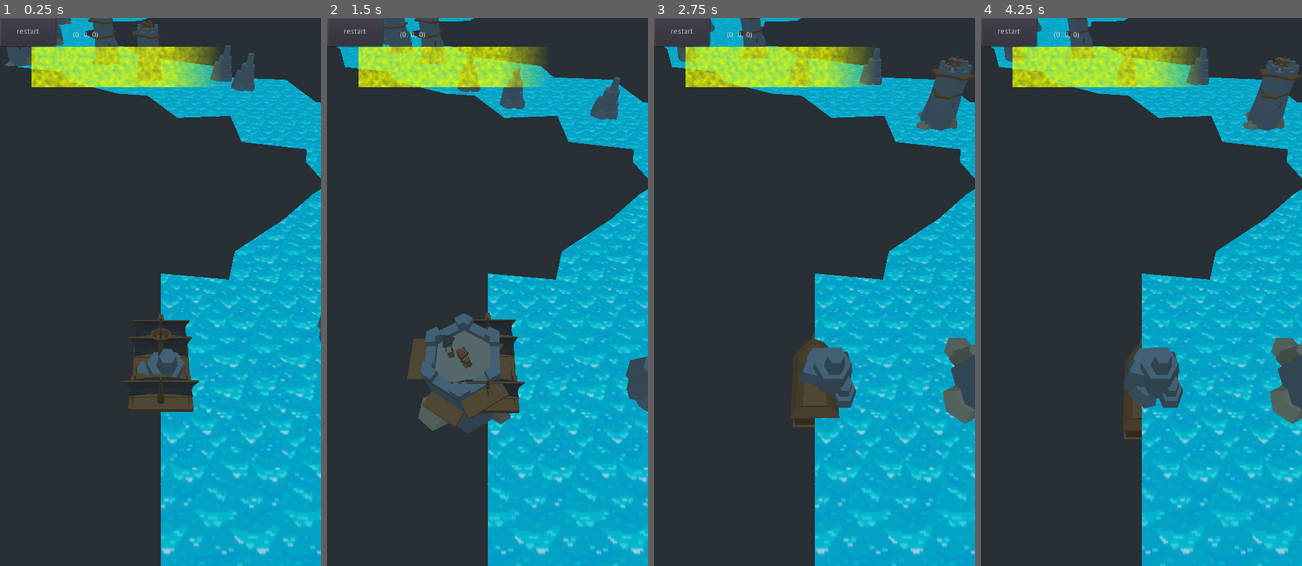
Above: before the commit, frames 1-4 (left to right).
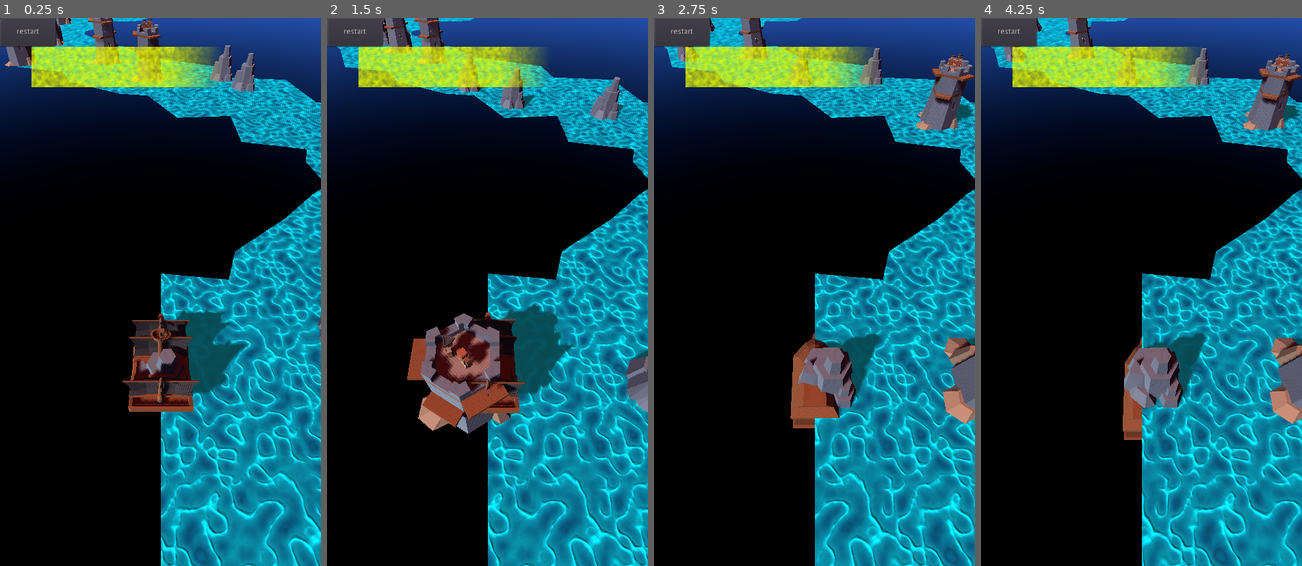
Above: after the commit, the same moments.

Repository: meabefir/Shippy
Game: Godot game, scene res://scenes/MainStage.tscn
Two runs of this game, one before a commit and one after it. Both use one fixed random seed, a clock stepped at 60 frames per second and the inputs below.
Inputs (mouse positions are in pixels of both pictures, inside the frame that each line leads up to):
- Up to frame 1 (0.25 s): no input
- Up to frame 2 (1.5 s): click "restart" at 0.5 s; click "restart" at 1.25 s
- Up to frame 3 (2.75 s): click "restart" at 2 s
- Up to frame 4 (4.25 s): move the mouse to (1212, 264) at 2.77 s; hold D (right) 2.78-3.53 s; tap Space (shoot) at 2.85, 3.6 s; click (1212, 264) at 2.92 s; move the mouse to (1077, 319) at 3.52 s; hold A (left) from 3.53 s (still down)

The runs differ from the first frame. In frame 1, 89% of the frame differs, in the area x 0-100%, y 0-100%; in frame 2, 89%; in frame 3, 89%; in frame 4, 89%.

Commit message:
environment, shadows

Diff:
--- a/project.godot
+++ b/project.godot
@@ -94,4 +94,5 @@
 quality/driver/driver_name="GLES2"
 vram_compression/import_etc=true
 vram_compression/import_etc2=false
+environment/default_clear_color=Color( 0.501961, 0.6, 0.701961, 1 )
 environment/default_environment="res://default_env.tres"
--- a/scenes/MainStage.tscn
+++ b/scenes/MainStage.tscn
@@ -1,10 +1,13 @@
-[gd_scene load_steps=10 format=2]
+[gd_scene load_steps=13 format=2]
 
 [ext_resource path="res://scenes/Path.gd" type="Script" id=1]
 [ext_resource path="res://scenes/MainStage.gd" type="Script" id=2]
 [ext_resource path="res://textures/water.jpg" type="Texture" id=3]
 [ext_resource path="res://scenes/WaterMesh.gd" type="Script" id=4]
 [ext_resource path="res://scenes/gameplay/Boat.tscn" type="PackedScene" id=5]
+[ext_resource path="res://assets/textures/water.png" type="Texture" id=6]
+[ext_resource path="res://assets/textures/water_normal.png" type="Texture" id=7]
+[ext_resource path="res://scenes/gameplay/environmentDefault.tres" type="Environment" id=8]
 
 [sub_resource type="Curve3D" id=1]
 _data = {
@@ -13,7 +16,16 @@
 }
 
 [sub_resource type="SpatialMaterial" id=2]
-albedo_texture = ExtResource( 3 )
+albedo_color = Color( 0, 0.92549, 1, 1 )
+albedo_texture = ExtResource( 6 )
+emission_enabled = true
+emission = Color( 0.0117647, 0.188235, 0.203922, 1 )
+emission_energy = 1.5
+emission_operator = 0
+emission_on_uv2 = false
+normal_enabled = true
+normal_scale = 1.0
+normal_texture = ExtResource( 7 )
 uv1_triplanar = true
 
 [sub_resource type="Shader" id=3]
@@ -135,6 +147,15 @@
 
 [node name="projectiles" type="Spatial" parent="." groups=["projectiles"]]
 
+[node name="DirectionalLight" type="DirectionalLight" parent="."]
+transform = Transform( 0.707107, 0.5, -0.5, 0, 0.707107, 0.707107, 0.707107, -0.5, 0.5, 0, 50, 0 )
+light_bake_mode = 0
+shadow_enabled = true
+directional_shadow_max_distance = 300.0
+
+[node name="WorldEnvironment" type="WorldEnvironment" parent="."]
+environment = ExtResource( 8 )
+
 [node name="debug" type="CanvasLayer" parent="."]
 
 [node name="reload_button" type="Button" parent="debug"]
@@ -144,6 +165,7 @@
 
 [node name="acc" type="Label" parent="debug"]
 unique_name_in_owner = true
+visible = false
 margin_left = 135.0
 margin_top = 25.0
 margin_right = 227.0
--- a/scenes/gameplay/Boat.tscn
+++ b/scenes/gameplay/Boat.tscn
@@ -9,6 +9,7 @@
 [ext_resource path="res://scenes/gameplay/RadialMinigame.gd" type="Script" id=7]
 [ext_resource path="res://scenes/gameplay/RushBar.gd" type="Script" id=8]
 [ext_resource path="res://scenes/gameplay/shaderMatRushBar.tres" type="Material" id=9]
+[ext_resource path="res://scenes/gameplay/environmentDefault.tres" type="Environment" id=10]
 
 [sub_resource type="CapsuleShape" id=1]
 radius = 7.0
@@ -99,7 +100,7 @@
 shader_param/u_targetColor = Color( 0, 0, 1, 1 )
 shader_param/u_pin = 0.538
 shader_param/u_pinMargin = 0.01
-shader_param/u_target = 0.342
+shader_param/u_target = 0.422
 shader_param/u_targetMargin = 0.347
 
 [node name="boat" type="Spatial" groups=["boat"]]
@@ -140,6 +141,7 @@
 
 [node name="Camera" type="Camera" parent="boat_pivot"]
 transform = Transform( 1, 0, 0, 0, 0.573576, 0.819152, 0, -0.819152, 0.573576, 0, 100, 30 )
+environment = ExtResource( 10 )
 current = true
 fov = 90.0
 far = 10000.0
@@ -148,6 +150,7 @@
 [node name="TargetingTurret" parent="." instance=ExtResource( 4 )]
 unique_name_in_owner = true
 transform = Transform( 1, 0, 0, 0, 1, 0, 0, 0, 1, 0, 14.9618, 0.342302 )
+cast_shadow = 0
 skeleton = NodePath("../boat_pivot/model_pivot/pirate_look_at")
 
 [node name="AnimationPlayer" type="AnimationPlayer" parent="."]
@@ -227,13 +230,19 @@
 size_flags_horizontal = 3
 size_flags_stretch_ratio = 0.15
 
-[node name="RadialMinigame" type="ColorRect" parent="CanvasLayer/Control/VBoxContainer/HBoxContainer"]
-unique_name_in_owner = true
-material = SubResource( 5 )
+[node name="RadialMinigameBackground" type="ColorRect" parent="CanvasLayer/Control/VBoxContainer/HBoxContainer"]
 margin_left = 72.0
 margin_right = 527.0
 margin_bottom = 308.0
 size_flags_horizontal = 3
+color = Color( 1, 1, 1, 0 )
+
+[node name="RadialMinigame" type="ColorRect" parent="CanvasLayer/Control/VBoxContainer/HBoxContainer/RadialMinigameBackground"]
+unique_name_in_owner = true
+material = SubResource( 5 )
+anchor_right = 1.0
+anchor_bottom = 1.0
+size_flags_horizontal = 3
 size_flags_vertical = 3
 script = ExtResource( 7 )
 
--- a/scenes/gameplay/TargetingTurret.tscn
+++ b/scenes/gameplay/TargetingTurret.tscn
@@ -3,6 +3,7 @@
 [ext_resource path="res://scenes/gameplay/TargetingTurret.gd" type="Script" id=1]
 
 [sub_resource type="SpatialMaterial" id=1]
+flags_unshaded = true
 vertex_color_use_as_albedo = true
 params_cull_mode = 2
 
--- /dev/null
+++ b/scenes/gameplay/environmentDefault.tres
@@ -0,0 +1,22 @@
+[gd_resource type="Environment" load_steps=2 format=2]
+
+[ext_resource path="res://scenes/gameplay/skyRedBlue.tres" type="ProceduralSky" id=1]
+
+[resource]
+background_mode = 2
+background_sky = ExtResource( 1 )
+ambient_light_color = Color( 1, 1, 1, 1 )
+ambient_light_energy = 0.3
+fog_color = Color( 0.501961, 0.6, 0.701961, 1 )
+fog_sun_amount = 1.0
+fog_depth_begin = 100.0
+fog_depth_end = 300.0
+dof_blur_far_distance = 95.28
+dof_blur_far_transition = 19.71
+dof_blur_far_quality = 0
+dof_blur_near_distance = 2.29
+dof_blur_near_transition = 19.6
+glow_enabled = true
+adjustment_brightness = 0.3
+adjustment_contrast = 1.37
+adjustment_saturation = 8.0
--- a/scenes/gameplay/shaderMatRushBar.tres
+++ b/scenes/gameplay/shaderMatRushBar.tres
@@ -27,7 +27,7 @@
 [resource]
 shader = ExtResource( 1 )
 shader_param/u_to = Color( 0.921569, 1, 0, 1 )
-shader_param/u_textureSize = Vector2( 465, 60 )
+shader_param/u_textureSize = Vector2( 542, 75 )
 shader_param/u_progress = 0.662
 shader_param/u_visualProgress = 0.485
 shader_param/u_fadeMargin = 0.142
--- a/scenes/gameplay/shaderTargetingMinigameRadial.gdshader
+++ b/scenes/gameplay/shaderTargetingMinigameRadial.gdshader
@@ -35,9 +35,11 @@
 	// center it
 	angle -= PI / 2.;
 	angle = HALF_PI * 1.1 - abs(angle);
+//	angle = HALF_PI - abs(angle);
 //	angle = abs(angle);
 	angle = angle / HALF_PI;
 	col = (u_backgroundColor * angle);
+	col = vec4(u_backgroundColor.rgb, angle);
 //	col.rgb = (u_backgroundColor * angle).rgb;
 
 	// abs diff between angle target and the current angle
--- /dev/null
+++ b/scenes/gameplay/skyRedBlue.tres
@@ -0,0 +1,14 @@
+[gd_resource type="ProceduralSky" format=2]
+
+[resource]
+sky_top_color = Color( 0.980392, 0.0980392, 0.0313726, 1 )
+sky_horizon_color = Color( 0.133333, 0.298039, 0.643137, 1 )
+sky_curve = 0.192919
+ground_bottom_color = Color( 0, 0, 0, 1 )
+ground_horizon_color = Color( 0.133333, 0.298039, 0.643137, 1 )
+ground_curve = 0.0585637
+ground_energy = 7.0
+sun_latitude = 25.0
+sun_longitude = -42.21
+sun_angle_min = 3.5
+sun_angle_max = 60.0
Renamed: assets/topdown/boat_large.png -> assets/isometric/boat_large.png
Not shown, added: assets/isometric/boat_large.png.import
Renamed: assets/topdown/boat_small.png -> assets/isometric/boat_small.png
Not shown, added: assets/isometric/boat_small.png.import
Renamed: assets/topdown/bottle.png -> assets/isometric/bottle.png
Not shown, added: assets/isometric/bottle.png.import
Renamed: assets/topdown/bottleLarge.png -> assets/isometric/bottleLarge.png
Not shown, added: assets/isometric/bottleLarge.png.import
Renamed: assets/topdown/cannon.png -> assets/isometric/cannon.png
Not shown, added: assets/isometric/cannon.png.import
Renamed: assets/topdown/cannonBall.png -> assets/isometric/cannonBall.png
Not shown, added: assets/isometric/cannonBall.png.import
(and 85 more such lines)
